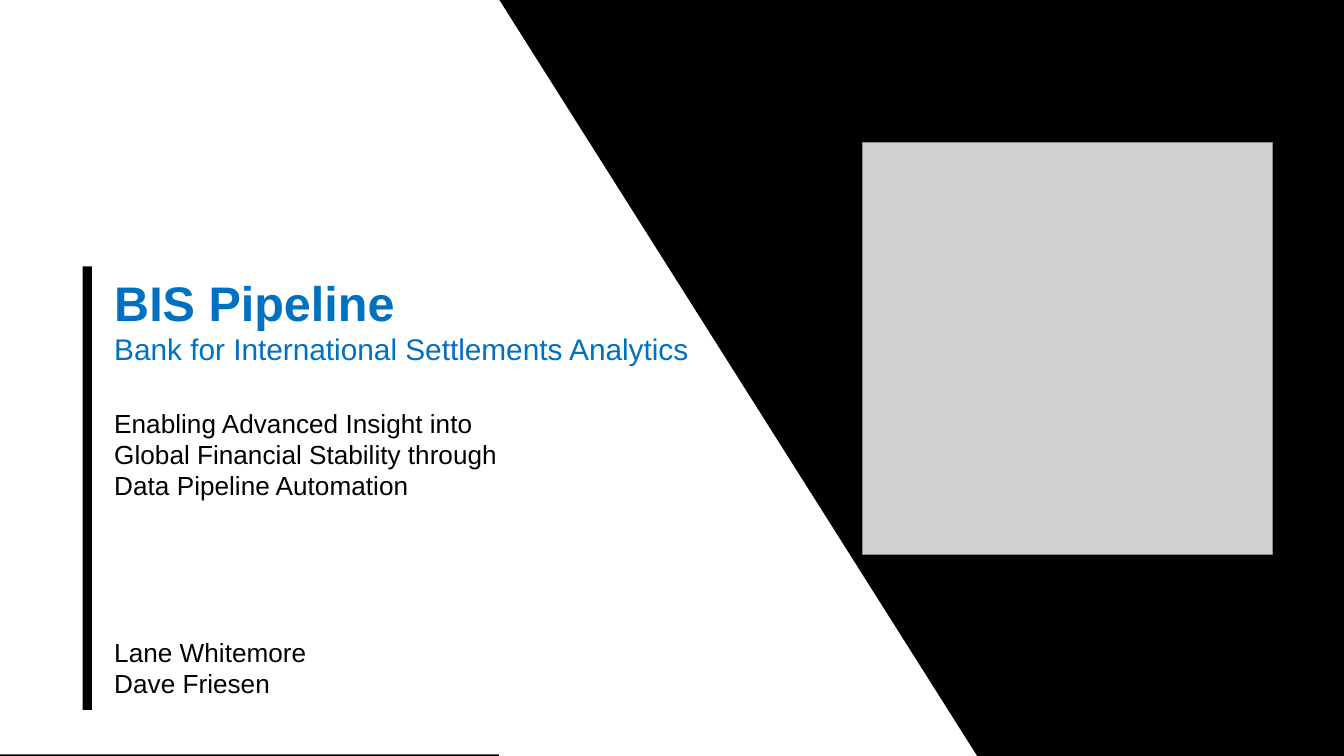
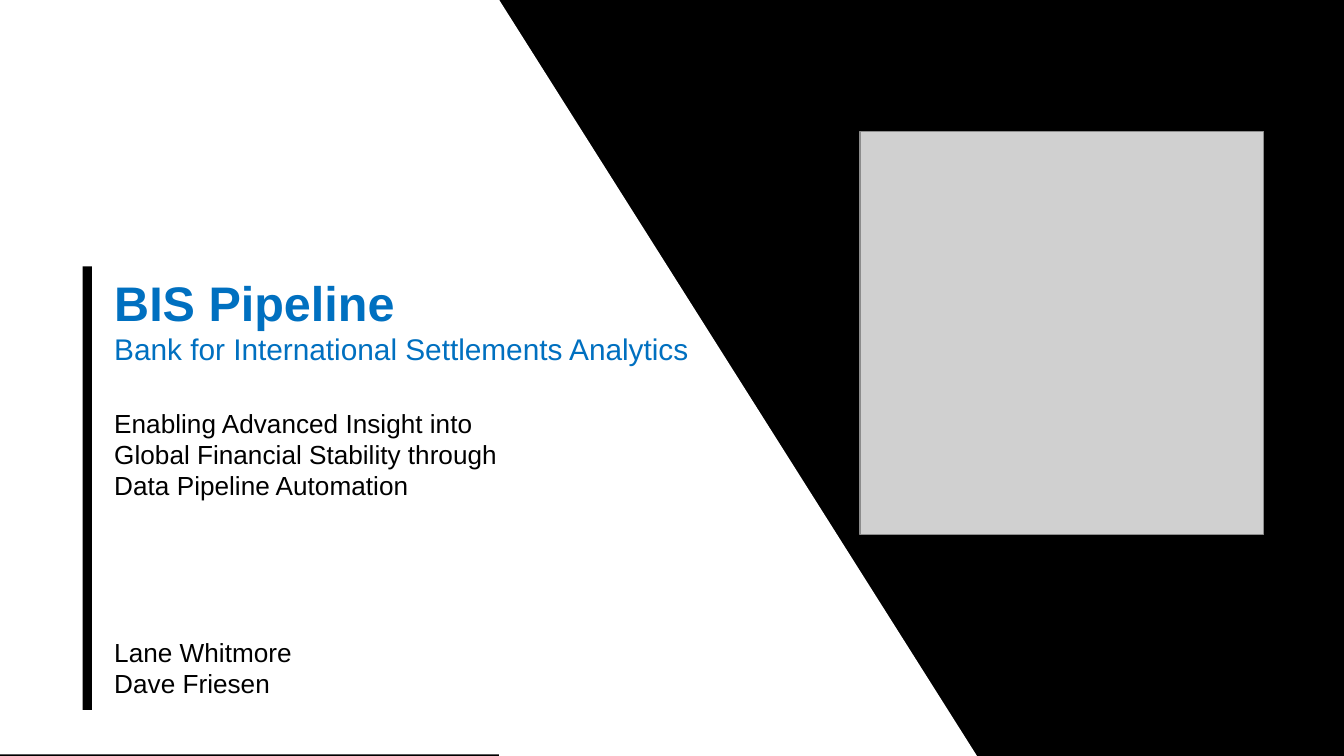
Before and after one commit to lanewhitmore/BIS_Data_Pipeline, a slide deck: slide 1 of docs/ADS507-Team6-Final-Project-Presentation.pptx. Drawn at 1344x756 pixels with LibreOffice and Linux fonts; fonts in the diff are those of the drawing; grey boxes stand for pictures. Boxes give left, top, right and bottom in pixels: in the first picture for what was removed or moved away, otherwise in the second. Text is boxed around its words. In the diff, an @@ line names an element or a change of style, - is before the commit and + after.

Commit message:
Update presentation

```diff
--- a/docs/ADS507-Team6-Final-Project-Presentation.pptx
+++ b/docs/ADS507-Team6-Final-Project-Presentation.pptx
@@ picture: place and size @@
-picture at box(863, 142, 1273, 554)
+picture at box(860, 132, 1263, 535)
@@ subtitle at box(114, 643, 292, 663): text changed @@
-Lane Whitemore
+Lane Whitmore
```
Also in this commit, not shown: 2 other files.
